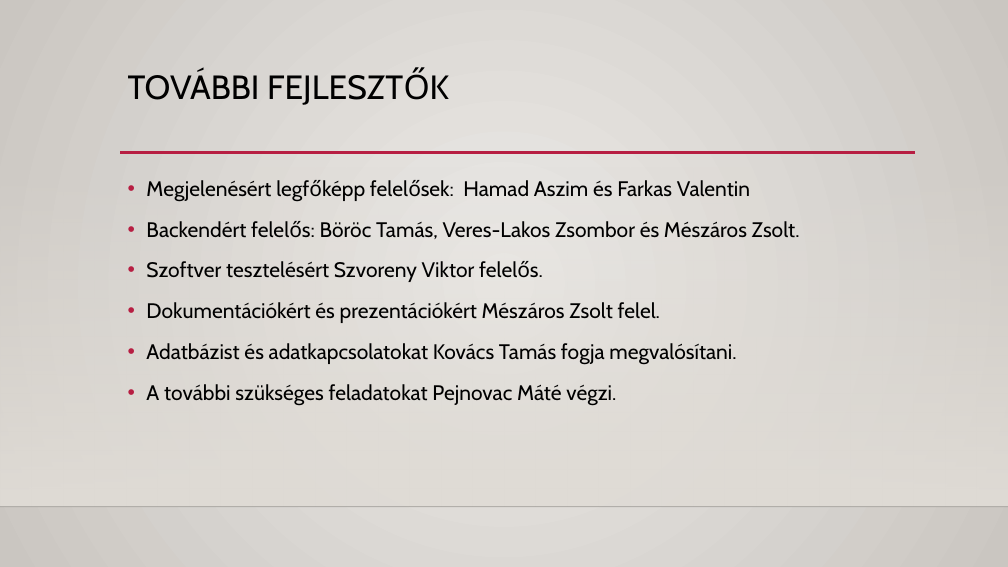
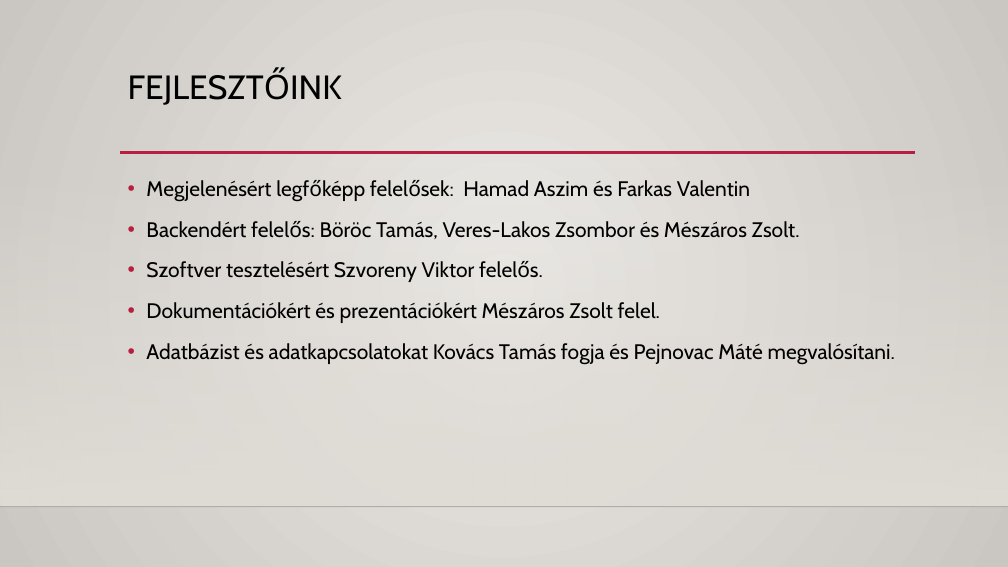
Before and after one commit to vlzsombor/rf-ingatlan-teljes, a slide deck: slide 3 of dokumentumok/Bemutato.pptx (slide 6 before the commit). Drawn at 1008x567 pixels with LibreOffice and Linux fonts; fonts in the diff are those of the drawing; background and template pictures are left out. Boxes give left, top, right and bottom in pixels: in the first picture for what was removed or moved away, otherwise in the second. Text is boxed around its words. In the diff, an @@ line names an element or a change of style, - is before the commit and + after.

```diff
--- a/dokumentumok/Bemutato.pptx
+++ b/dokumentumok/Bemutato.pptx
@@ title at [128,71,260,100]: text changed @@
-TOVÁBBI FEJLESZTŐK
+FEJLESZTŐINK
@@ text at [146,343,895,365]: text changed @@
-• Adatbázist és adatkapcsolatokat Kovács Tamás fogja megvalósítani.
-• A további szükséges feladatokat Pejnovac Máté végzi.
+• Adatbázist és adatkapcsolatokat Kovács Tamás fogja és Pejnovac Máté megvalósítani.
```
Also in this commit, not shown: 3 other slides changed, 1 other file.
